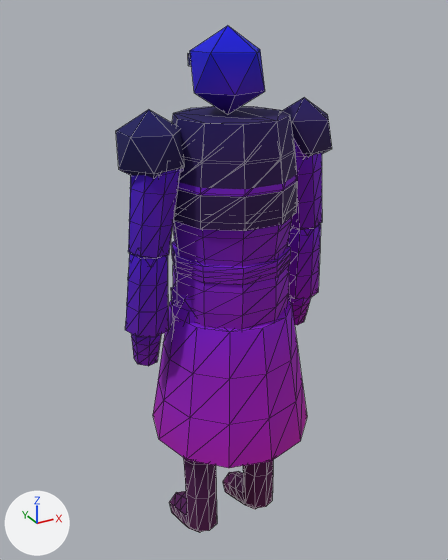
Renders of the glTF model assets/kit/skel_ward.glb from each side of a commit.
The view is the same before and after, from a 50 mm camera at (-0.852, -1.508, 1.756) aimed at (0.009, 0.057, 0.974). The axes (+X, +Y, +Z) are drawn at lower left. The lights are the same throughout. The older version comes first. Mesh edges are drawn as thin lines. Vertices at exactly the same position are counted once.

Names of what the first picture shows: 'ward'.
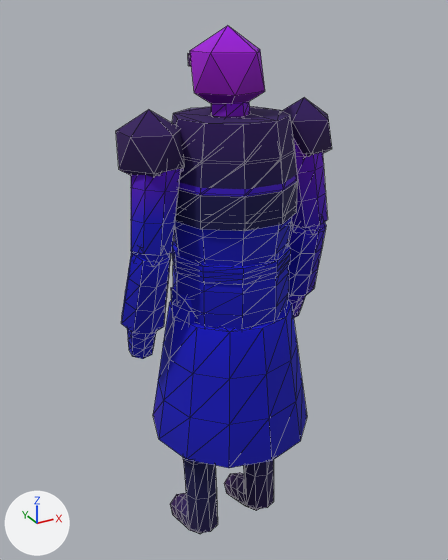
What the commit changed:
me_ward is used by ob_ward; location (0.0, 0.0, 0.0).
me_ward had 756 vertices, 1392 faces and spanned x -0.34..0.34, y -0.26..0.26, z -0.01..1.71.
me_ward now has 784 vertices, 1444 faces and spans x -0.34..0.34, y -0.26..0.26, z -0.01..1.71.
me_ward part 1: the loose piece of 12 vertices spanning x -0.31..-0.21, y -0.05..0.05, z 1.08..1.2 is moved by (0.0, -0.02, 0.01).
me_ward part 2: the loose piece of 28 vertices spanning x -0.31..-0.22, y -0.03..0.08, z 0.77..0.91 is moved by (0.0, 0.03, 0.01).
me_ward part 3: the loose piece of 12 vertices spanning x 0.21..0.31, y -0.05..0.05, z 1.08..1.2 is moved by (0.0, -0.02, 0.01).
me_ward part 4: the loose piece of 28 vertices spanning x 0.23..0.32, y -0.03..0.08, z 0.77..0.91 is copied, and the copy is moved by (0.0, 0.03, 0.01); it spans x 0.23..0.32, y 0.0..0.11, z 0.78..0.92.
me_ward part 5: a new loose piece of 28 vertices spanning x -0.06..0.05, y -0.06..0.06, z 1.41..1.53, in mat_m_wraith.
me_ward part 6: 152 vertices moved from x -0.17..0.33, y -0.07..0.19, z -0.01..1.4 to x -0.17..0.33, y -0.08..0.18, z -0.01..1.41; 65 vertices removed from x -0.18..0.34, y -0.07..0.09, z 0.38..1.31; 37 vertices added at x -0.18..0.34, y -0.06..0.08, z 0.38..1.31.
me_ward part 7: 51 vertices moved from x -0.34..-0.19, y -0.07..0.09, z 0.89..1.4 to x -0.34..-0.19, y -0.08..0.11, z 0.89..1.41; 7 vertices removed from x -0.22..-0.17, y -0.04..0.05, z 1.13..1.31; 7 vertices added at x -0.22..-0.17, y -0.07..0.04, z 1.14..1.31.
me_ward part 8: 1051 kept faces spanning x -0.34..0.33, y -0.26..0.26, z -0.01..1.71 get new vertex colours.

Changed parts and their boxes (x1, y1, x2, y2) in the pictures (448 x 560 px; the box of a moved part takes in the faces that stretch with it):
'ward', reshaped
    before: (116, 26, 332, 533)
    after: (116, 26, 332, 534)
part 1 of me_ward, moved or reshaped
    before: (133, 254, 155, 267)
    after: (135, 253, 171, 267)
part 2 of me_ward, moved or reshaped
    before: (131, 334, 161, 366)
    after: (127, 329, 156, 359)
part 3 of me_ward, moved or reshaped (not visible before)
    after: (303, 223, 325, 236)
part 4 of me_ward, added (mostly hidden)
    after: (288, 295, 305, 318)
part 5 of me_ward, added (purple)
    after: (211, 102, 250, 117)
part 6 of me_ward, moved or reshaped
    before: (170, 146, 322, 533)
    after: (170, 145, 328, 534)
part 7 of me_ward, moved or reshaped
    before: (125, 169, 201, 337)
    after: (121, 169, 180, 334)
part 8 of me_ward, recoloured (purple to blue)
    both: (116, 26, 326, 533)
